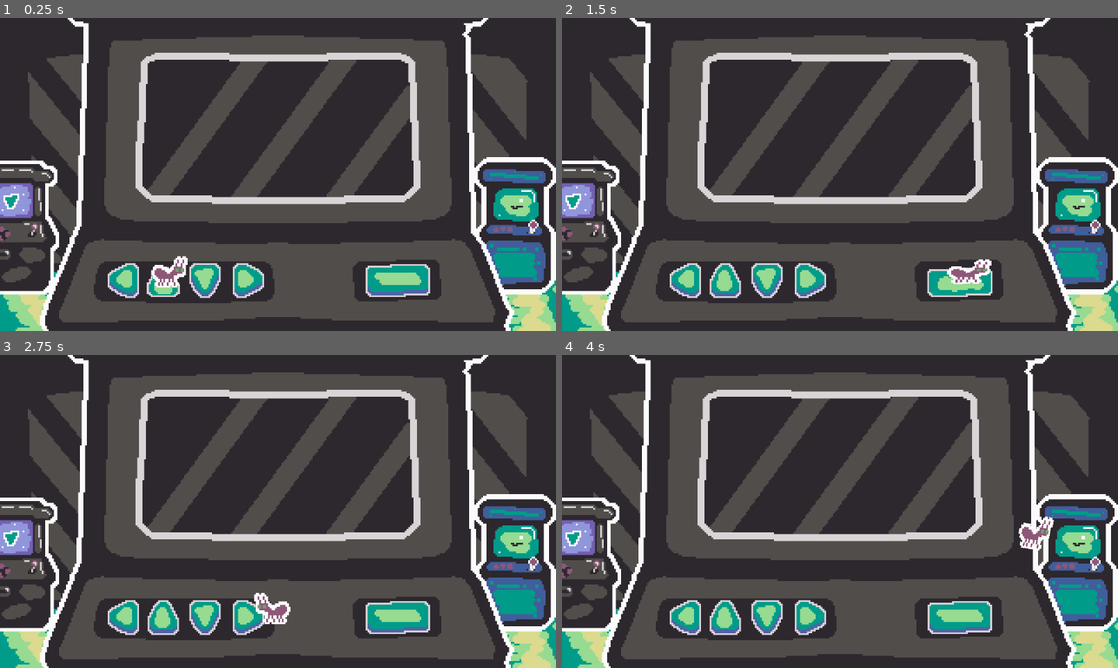
Above: before the commit, frames 1-4 (two rows, left to right).
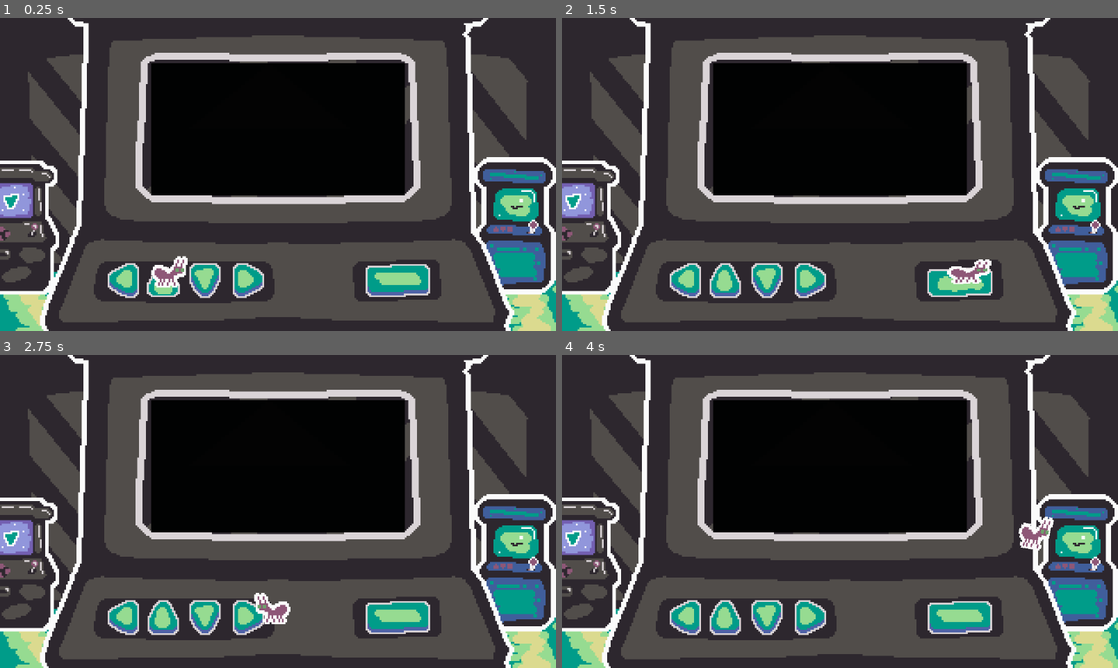
Above: after the commit, the same moments.

Repository: Renan-G-projec/LittleJameGam
Game: Godot game, scene res://scenes/main.tscn
Two runs of this game, one before a commit and one after it. Both use one fixed random seed, a clock stepped at 60 frames per second and the inputs below. The engine's default icon, where the game draws it, is replaced by a stand-in: a white triangle on a blue panel in a dark square.
Inputs:
- Up to frame 1 (0.25 s): no input
- Up to frame 2 (1.5 s): hold Right (ant_move_right) from 0.53 s (still down); tap Shift (ant_dash) at 0.6, 1.35 s; tap Space (ant_jump) at 0.77 s
- Up to frame 3 (2.75 s): tap Space (ant_jump) at 1.52 s; release Right (ant_move_right) at 2.03 s; hold A (ant_move_left) from 2.03 s (still down); tap Shift (ant_dash) at 2.1 s
- Up to frame 4 (4 s): release A (ant_move_left) at 2.78 s; hold Right (ant_move_right) from 2.78 s (still down); tap Shift (ant_dash) at 2.85, 3.6 s; tap Space (ant_jump) at 3.02, 3.77 s

The runs differ from the first frame. In frame 1, 19% of the frame differs, in the area x 27-73%, y 14-57%; in frame 2, 19%; in frame 3, 19%; in frame 4, 19%.

Commit message:
feat: Added initial screen. AMDG

Diff:
--- a/scenes/main.tscn
+++ b/scenes/main.tscn
@@ -5,7 +5,9 @@
 [ext_resource type="PackedScene" uid="uid://b33drau0ew2fo" path="res://scenes/player.tscn" id="3_sugp2"]
 [ext_resource type="PackedScene" uid="uid://cxhpwp060almc" path="res://scenes/arcade_button.tscn" id="3_tbgi4"]
 [ext_resource type="Texture2D" uid="uid://bcmjycwx5h84b" path="res://sprites/directional_buttons.png" id="4_tefeu"]
+[ext_resource type="Texture2D" uid="uid://dqvp6q5i3hjee" path="res://icon.svg" id="4_tipki"]
 [ext_resource type="Texture2D" uid="uid://cjfty6n0uq7js" path="res://sprites/main_button.png" id="5_tefeu"]
+[ext_resource type="PackedScene" uid="uid://cxjyro4t7mj5n" path="res://scenes/screen.tscn" id="7_o6xl0"]
 
 [sub_resource type="InputEventAction" id="InputEventAction_tipki"]
 action = &"directional_left"
@@ -119,13 +121,38 @@
 [sub_resource type="RectangleShape2D" id="RectangleShape2D_d1p6d"]
 size = Vector2(34.5, 180)
 
-[node name="Main" type="Node2D" unique_id=1920575128]
+[node name="Main" type="CanvasLayer" unique_id=779219493]
 script = ExtResource("1_o5qli")
 
 [node name="Background" type="Sprite2D" parent="." unique_id=264363825]
 texture = ExtResource("2_0wfyh")
 centered = false
 
+[node name="Screen" parent="." unique_id=187329371 instance=ExtResource("7_o6xl0")]
+anchors_preset = 8
+anchor_left = 0.5
+anchor_top = 0.5
+anchor_right = 0.5
+anchor_bottom = 0.5
+offset_top = -26.294998
+offset_bottom = -26.294998
+grow_horizontal = 2
+grow_vertical = 2
+size_flags_horizontal = 3
+size_flags_vertical = 3
+
+[node name="MarginContainer" parent="Screen" index="0" unique_id=1825244430]
+theme_override_constants/margin_left = 7
+theme_override_constants/margin_top = 7
+theme_override_constants/margin_right = 7
+theme_override_constants/margin_bottom = 7
+
+[node name="Icon" type="Sprite2D" parent="Screen/MarginContainer/Screen" parent_id_path=PackedInt32Array(187329371, 726290361) index="0" unique_id=1641851974]
+modulate = Color(0.012617188, 0.012617188, 0.012617188, 1)
+position = Vector2(68, 35.295)
+scale = Vector2(2.328125, 1.2734375)
+texture = ExtResource("4_tipki")
+
 [node name="ArcadeButtonLeft" parent="." unique_id=34883181 instance=ExtResource("3_tbgi4")]
 position = Vector2(71, 151)
 directional_action = SubResource("InputEventAction_tipki")
@@ -180,6 +207,7 @@
 [node name="Player" parent="." unique_id=915638823 instance=ExtResource("3_sugp2")]
 position = Vector2(98, 124)
 
+[editable path="Screen"]
 [editable path="ArcadeButtonLeft"]
 [editable path="ArcadeButtonUp"]
 [editable path="ArcadeButtonDown"]
--- /dev/null
+++ b/scenes/screen.tscn
@@ -0,0 +1,24 @@
+[gd_scene format=3 uid="uid://cxjyro4t7mj5n"]
+
+[node name="Screen" type="Control" unique_id=187329371]
+layout_mode = 3
+anchors_preset = 0
+
+[node name="MarginContainer" type="MarginContainer" parent="." unique_id=1825244430]
+clip_contents = true
+layout_mode = 1
+anchors_preset = 8
+anchor_left = 0.5
+anchor_top = 0.5
+anchor_right = 0.5
+anchor_bottom = 0.5
+offset_left = -80.0
+offset_top = -45.0
+offset_right = 80.0
+offset_bottom = 45.0
+grow_horizontal = 2
+grow_vertical = 2
+
+[node name="Screen" type="Control" parent="MarginContainer" unique_id=726290361]
+clip_contents = true
+layout_mode = 2
--- a/scripts/main.gd
+++ b/scripts/main.gd
@@ -1,5 +1,5 @@
 # Ad Maiorem Dei Gloriam!
-extends Node2D
+extends CanvasLayer
 
 func _ready() -> void:
 	pass
